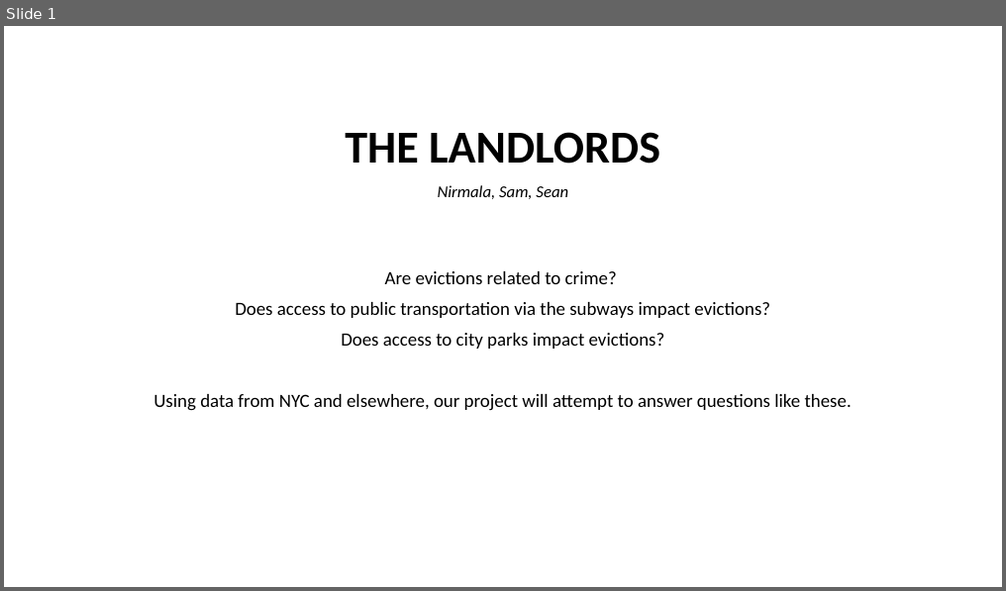
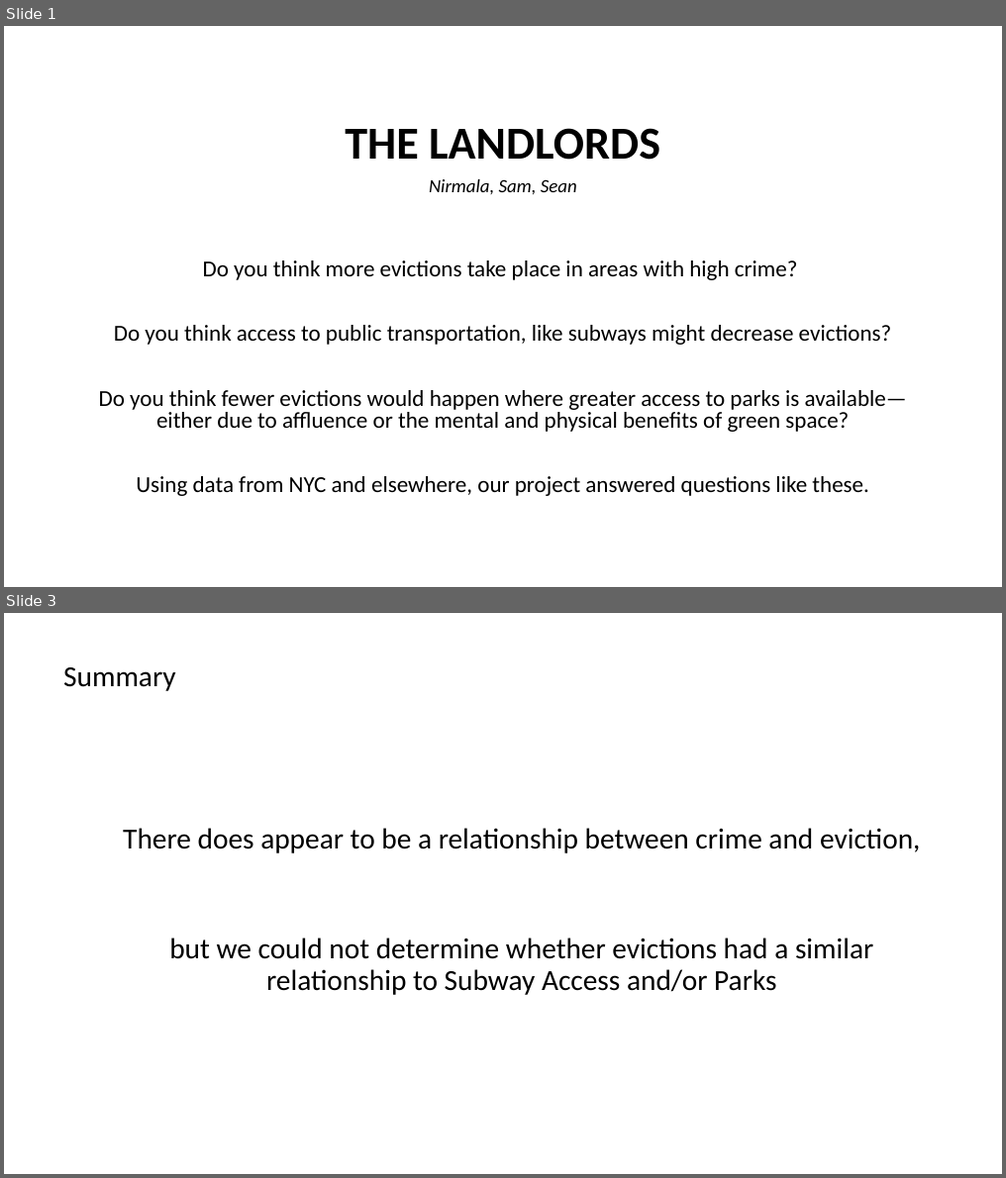
Before and after one commit to smaups/Project_1, a slide deck: proposal.pptx. Shown one above the other, each under a label of ours: slide 1 before the commit, slides 1 and 3 after it; the slides between them are not shown. The pictures are 1006x591 and 1006x1178 pixels, drawn with LibreOffice and Linux fonts; fonts in the diff are those of the drawing. Boxes give left, top, right and bottom in pixels: in the first picture for what was removed or moved away, otherwise in the second. Text is boxed around its words. In the diff, an @@ line names an element or a change of style, - is before the commit and + after.

```diff
--- a/proposal.pptx
+++ b/proposal.pptx
@@ slide 3 added at bbox=[4, 613, 1002, 1174], background #FFFFFF @@
@@ text added at bbox=[63, 667, 176, 691], 28 pt, text #000000 @@
+Summary
@@ text added at bbox=[123, 828, 920, 995], 28 pt, text #000000 @@
+  There does appear to be a relationship between crime and eviction,
+  but we could not determine whether evictions had a similar relationship to Subway Access and/or Parks
@@ slide 1 changed as well @@
@@ text at bbox=[345, 128, 660, 194]: size 16 to 18 pt in "Nirmala, Sam, Sean"; line spacing 0.9 to 0.8 @@
@@ text at bbox=[99, 261, 907, 496]: text changed; size 18 to 22 pt @@
-Are evictions related to crime?
-Does access to public transportation via the subways impact evictions?
-Does access to city parks impact evictions?
-Using data from NYC and elsewhere, our project will attempt to answer questions like these.
+Do you think more evictions take place in areas with high crime?
+Do you think access to public transportation, like subways might decrease evictions?
+Do you think fewer evictions would happen where greater access to parks is available—either due to affluence or the mental and physical benefits of green space?
+Using data from NYC and elsewhere, our project answered questions like these.
```
Also in this commit, not shown: 5 other slides changed, 2 other slides added, 2 slides removed, 2 other files.
